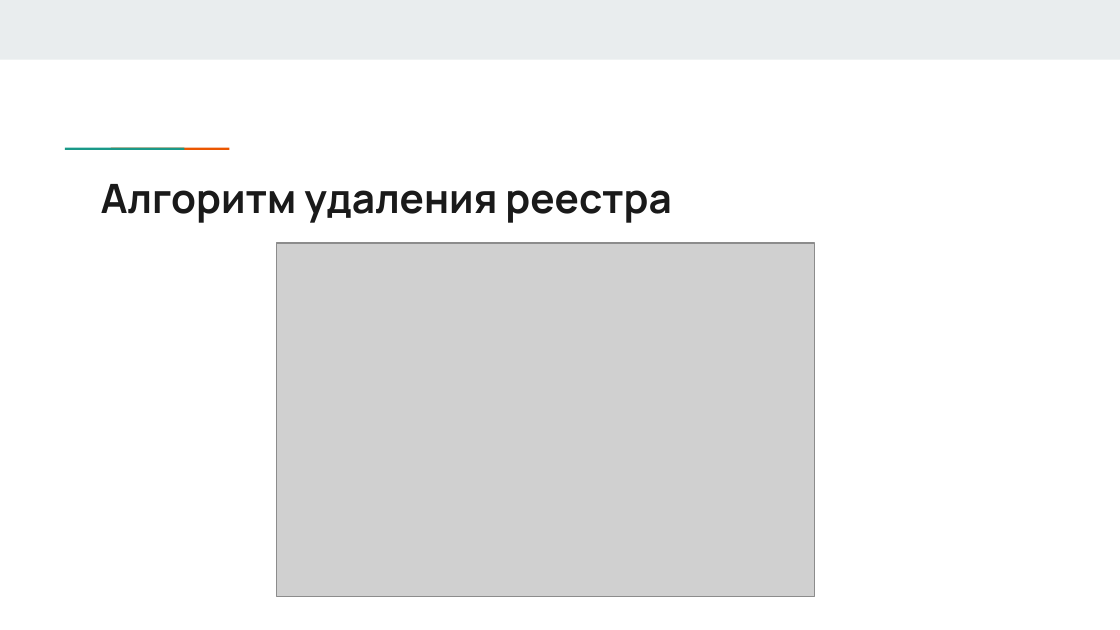
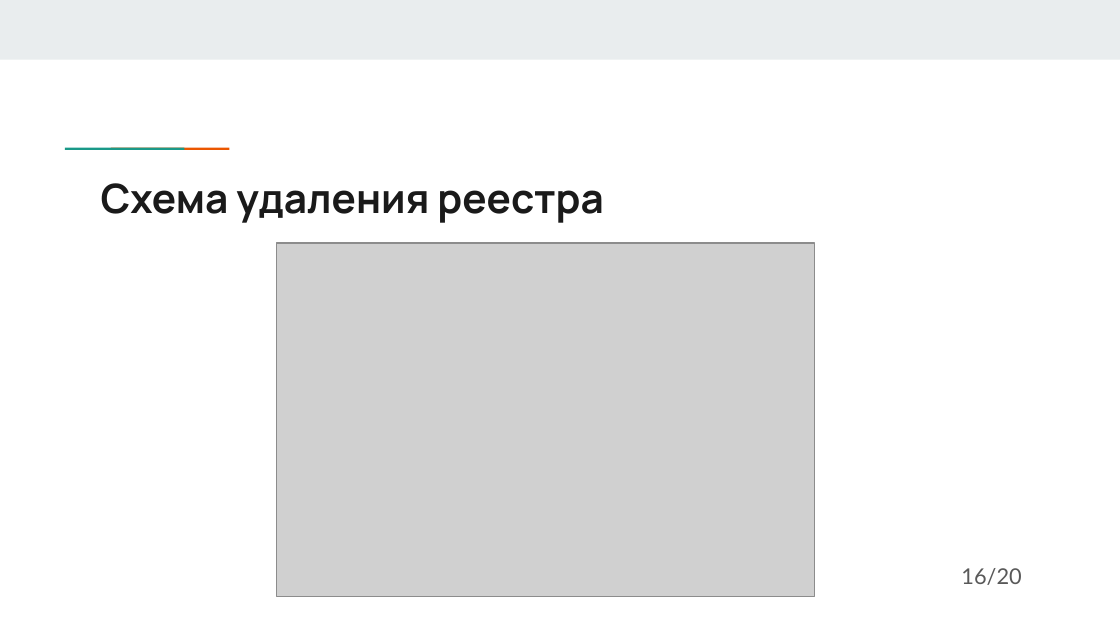
Before and after one commit to DaNkOMeN/MyDiplom, a slide deck: slide 17 of Последняя версия презентации.pptx (slide 16 before the commit). Drawn at 1120x630 pixels with LibreOffice and Linux fonts; fonts in the diff are those of the drawing; grey boxes stand for pictures. Boxes give left, top, right and bottom in pixels: in the first picture for what was removed or moved away, otherwise in the second. Text is boxed around its words. In the diff, an @@ line names an element or a change of style, - is before the commit and + after.

```diff
--- a/Последняя версия презентации.pptx
+++ b/Последняя версия презентации.pptx
@@ title at <box>101,183,603,223</box>: text changed @@
-Алгоритм удаления реестра
+Схема удаления реестра
@@ text added at <box>961,568,1021,585</box>, 14 pt, text #595959 @@
+16/20
```
Also in this commit, not shown: 16 other slides changed, 3 slides added, 2 slides removed, 3 other files.
